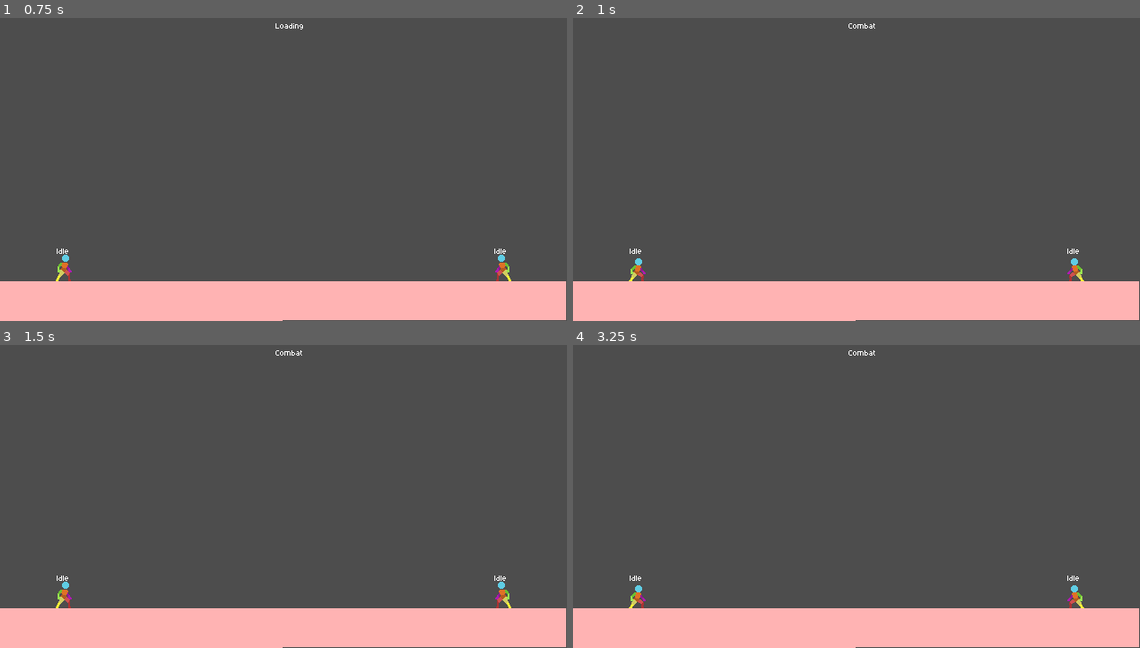
Above: before the commit, frames 1-4 (two rows, left to right).
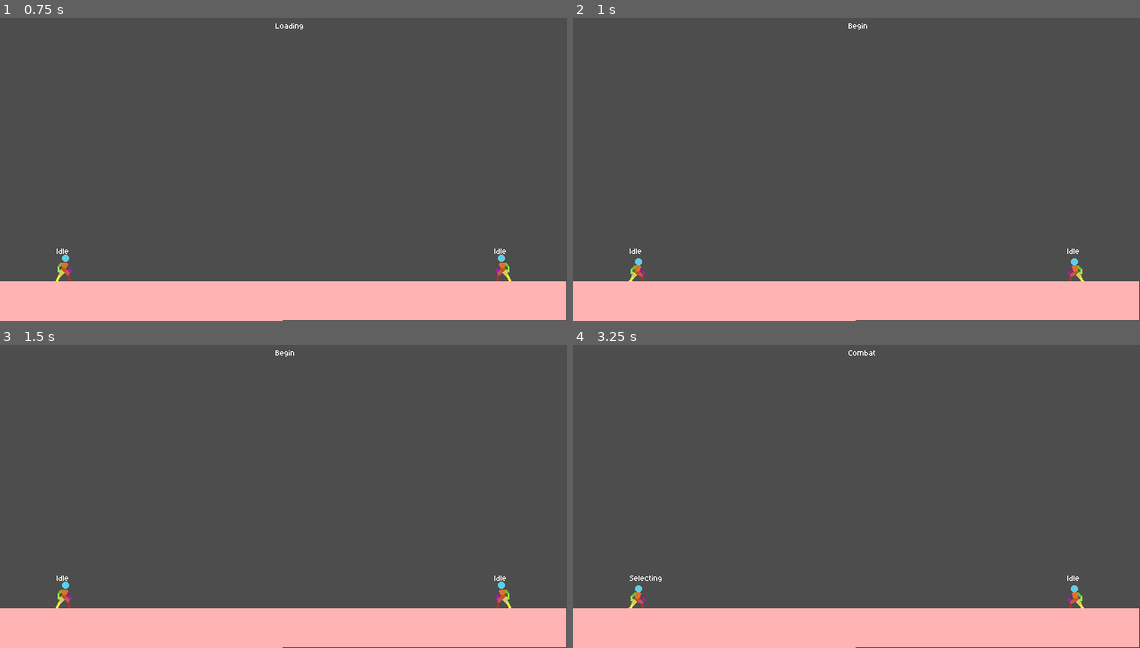
Above: after the commit, the same moments.

Repository: MasonHall9987/TTYD
Game: Godot game, scene res://scenes/combat/stage/stage.tscn
Two runs of this game, one before a commit and one after it. Both use one fixed random seed, a clock stepped at 60 frames per second and the inputs below. The project has no main scene, so this scene is started directly.
Inputs (mouse positions are in pixels of both pictures, inside the frame that each line leads up to):
- Up to frame 1 (0.75 s): tap Enter at 0.5 s; move the mouse to (408, 145) at 0.52 s; hold D from 0.53 s (still down); tap Shift at 0.6 s; click (408, 145) at 0.67 s
- Up to frame 2 (1 s): keep holding D; tap Space at 0.77 s
- Up to frame 3 (1.5 s): move the mouse to (170, 505) at 1.27 s; release D at 1.28 s; hold S from 1.28 s (still down); tap J at 1.35 s
- Up to frame 4 (3.25 s): tap Space at 1.52, 3.02 s; move the mouse to (913, 417) at 2.02 s; release S at 2.03 s; hold D 2.03-2.78 s; tap L at 2.1 s; move the mouse to (828, 554) at 2.77 s; hold W from 2.78 s (still down); tap I at 2.85 s; click (828, 554) at 2.92 s

Frame 1 is identical in both runs. In frame 2, less than 0.1% of the frame differs, in the area x 48-54%, y 1-4%; in frame 3, less than 0.1%; in frame 4, less than 0.1%, in the area x 10-16%, y 76-79%.

Commit message:
Refactor combat state management; add finished_attacking signal, connect battler signals, and streamline turn order determination in loading and combat states.

Diff:
--- a/scenes/combat/battlers/attacking.gd
+++ b/scenes/combat/battlers/attacking.gd
@@ -2,6 +2,8 @@
 
 
 # Called when the node enters the scene tree for the first time.
+@warning_ignore("unused_parameter")
 func enter(previous_state_path: String, data := {}) -> void:
 	await delay(1.0)
+	battler.finished_attacking.emit()
 	finished.emit(IDLE, {})
--- a/scenes/combat/battlers/selecting.gd
+++ b/scenes/combat/battlers/selecting.gd
@@ -5,7 +5,7 @@
 func _ready() -> void:
 	pass # Replace with function body.
 
-
+@warning_ignore("unused_parameter")
 func enter(previous_state_path: String, data := {}) -> void:
 	await delay(1.0)
 	finished.emit(ATTACKING, {})
--- a/scripts/combat/battler/battler.gd
+++ b/scripts/combat/battler/battler.gd
@@ -4,11 +4,15 @@
 # Signals to update UI
 signal health_changed(current: int, max: int)
 signal died()
+@warning_ignore("unused_signal")
+signal finished_attacking()
 
 # The Resource File (.tres) goes here
 @export var stats_resource: BattlerStats
 
 @onready var animation_player: AnimationPlayer = $AnimationPlayer
+
+@onready var state_machine: StateMachine = $StateMachine
 
 # Runtime variables (These change during combat)
 var current_health: int
--- a/scripts/combat/stage/stage.gd
+++ b/scripts/combat/stage/stage.gd
@@ -11,9 +11,9 @@
 var player_battler: Battler
 var enemy_battler: Battler
 
-var turn_order: Array[Battler]:
-	get: return turn_order
-	set(value): turn_order = value
+var turn_order: Array[Battler]
+
+var battlers: Array[Battler]
 
 # Called when the node enters the scene tree for the first time.
 func _ready() -> void:
--- a/scripts/combat/stage/states/begin.gd
+++ b/scripts/combat/stage/states/begin.gd
@@ -5,16 +5,5 @@
 
 @warning_ignore("unused_parameter")
 func enter(previous_state_path: String, data := {}) -> void:
-	determine_turn_order()
+	await delay(1.0)
 	finished.emit(COMBAT, {})
-
-
-func determine_turn_order() -> void:
-	if player_starts_first:
-		print_debug("Player starts first")
-		turn_order.append(player_battler)
-		turn_order.append(enemy_battler)
-	else:
-		print_debug("Enemy starts first")
-		turn_order.append(enemy_battler)
-		turn_order.append(player_battler)
--- a/scripts/combat/stage/states/combat.gd
+++ b/scripts/combat/stage/states/combat.gd
@@ -1,6 +1,15 @@
 extends StageState
 
+@warning_ignore("unused_parameter")
+func enter(previous_state_path: String, data := {}) -> void:
+	connect_battler_signals()
+	await delay(1.0)
+	turn_order[0].state_machine._transition_to_next_state("Selecting")
 
-# Called when the node enters the scene tree for the first time.
-func _ready() -> void:
-	pass # Replace with function body.
+func _next_turn() -> void:
+	turn_order.append(turn_order.pop_front())
+	turn_order[0].state_machine._transition_to_next_state("Selecting")
+
+func connect_battler_signals() -> void:
+	for battler in battlers:
+		battler.finished_attacking.connect(_next_turn)
--- a/scripts/combat/stage/states/loading.gd
+++ b/scripts/combat/stage/states/loading.gd
@@ -3,9 +3,23 @@
 @warning_ignore("unused_parameter")
 func enter(previous_state_path: String, data := {}) -> void:
 	spawn_battlers()
+	determine_turn_order()
 	await delay(1.0)
 	finished.emit(BEGIN, {})
 
 func spawn_battlers() -> void:
 	player_battler = player_spawner.spawn_battler(player_scene) as Battler
 	enemy_battler = enemy_spawner.spawn_battler(enemy_scene) as Battler
+	battlers.append(player_battler)
+	battlers.append(enemy_battler)
+
+
+func determine_turn_order() -> void:
+	if player_starts_first:
+		print_debug("Player starts first")
+		turn_order.append(player_battler)
+		turn_order.append(enemy_battler)
+	else:
+		print_debug("Enemy starts first")
+		turn_order.append(enemy_battler)
+		turn_order.append(player_battler)
--- a/scripts/combat/stage/states/stage_state.gd
+++ b/scripts/combat/stage/states/stage_state.gd
@@ -20,6 +20,10 @@
 	get: return stage.turn_order
 	set(value): stage.turn_order = value
 
+var battlers: Array[Battler]:
+	get: return stage.battlers
+	set(value): stage.battlers = value
+
 var player_battler: Battler:
 	get: return stage.player_battler
 	set(value): stage.player_battler = value
